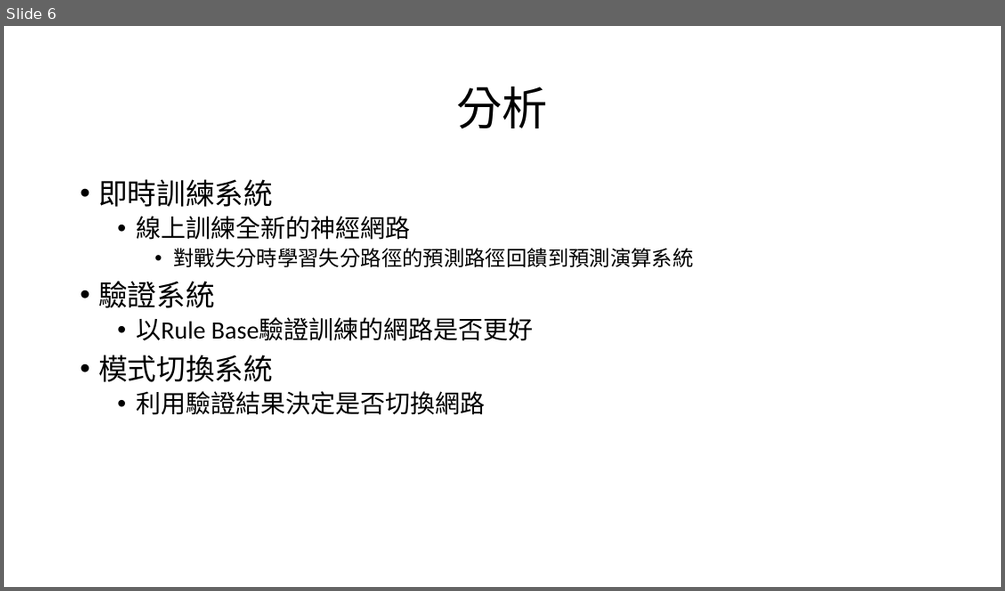
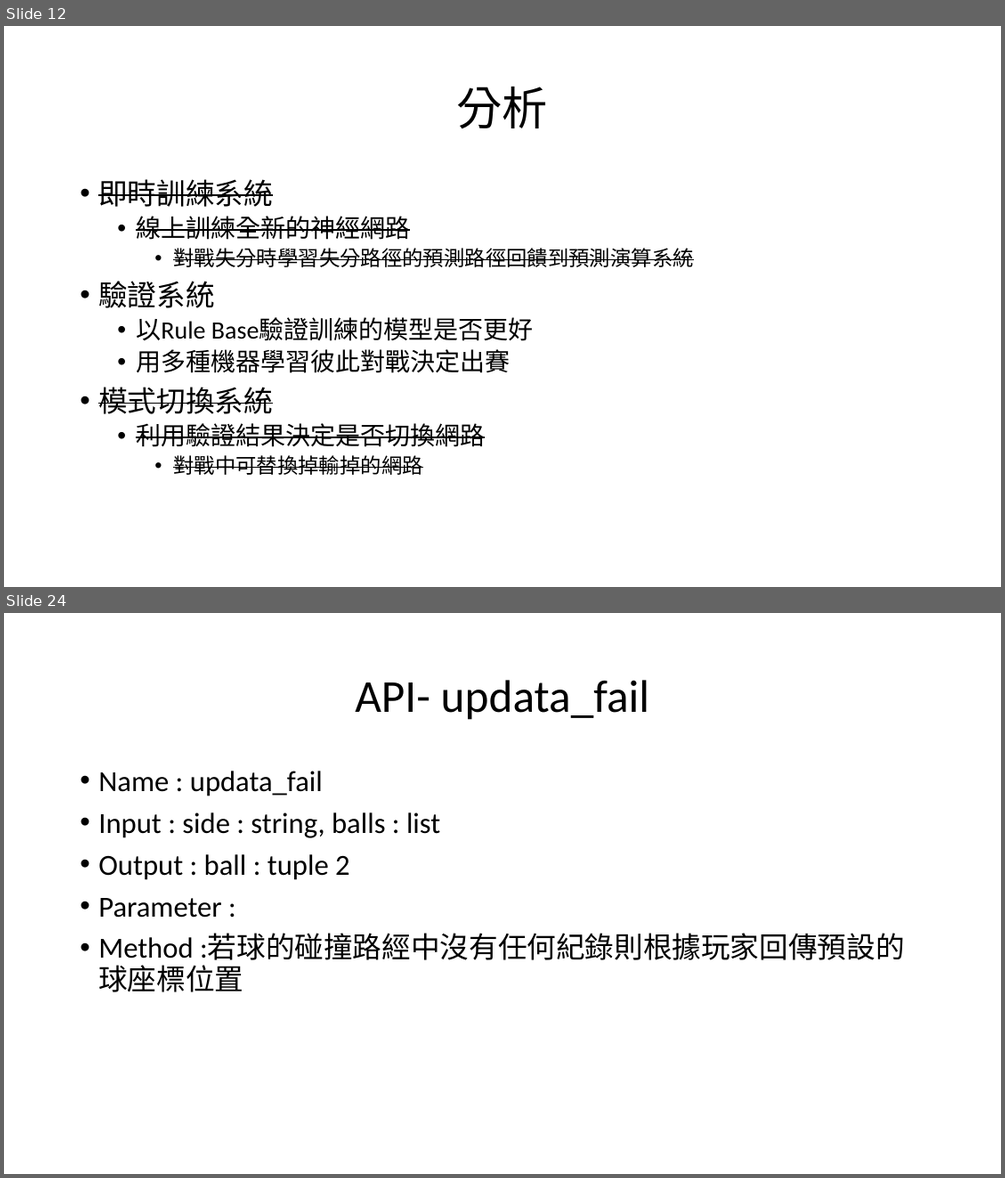
Before and after one commit to HongYu313Lin/-, a slide deck: 乒乓球規格.pptx. Shown one above the other, each under a label of ours: slide 6 before the commit, slides 12 and 24 after it; the slides between them are not shown. The pictures are 1005x591 and 1005x1178 pixels, drawn with LibreOffice and Linux fonts; fonts in the diff are those of the drawing. Boxes give left, top, right and bottom in pixels: in the first picture for what was removed or moved away, otherwise in the second. Text is boxed around its words. In the diff, an @@ line names an element or a change of style, - is before the commit and + after.

```diff
--- a/乒乓球規格.pptx
+++ b/乒乓球規格.pptx
@@ slide 24 added at (x1=4, y1=613, x2=1001, y2=1174), background #FFFFFF @@
@@ title added at (x1=355, y1=680, x2=649, y2=720), 44 pt, text #000000 @@
+API- updata_fail
@@ text added at (x1=98, y1=771, x2=905, y2=992), 28 pt, text #000000 @@
+• Name : updata_fail
+• Input : side : string, balls : list
+• Output : ball : tuple 2
+• Parameter :
+• Method :若球的碰撞路經中沒有任何紀錄則根據玩家回傳預設的球座標位置
@@ what was slide 6 is now slide 12 @@
@@ slide 12 changed as well @@
@@ text at (x1=98, y1=179, x2=693, y2=447): strikethrough on in "即時訓練系統", "線上訓練全新的神經網路", "對戰失分時學習失分路徑的預測路徑回饋到預測演算系統", "模式切換系統" and 1 more places @@
@@ text at (x1=136, y1=318, x2=534, y2=373): text changed @@
-  • 以Rule Base驗證訓練的網路是否更好
+  • 以Rule Base驗證訓練的模型是否更好
+  • 用多種機器學習彼此對戰決定出賽
@@ text at (x1=173, y1=455, x2=423, y2=475): paragraph added @@
+    • 對戰中可替換掉輸掉的網路
```
Also in this commit, not shown: 5 other slides changed, 27 other slides added, 22 other files.
